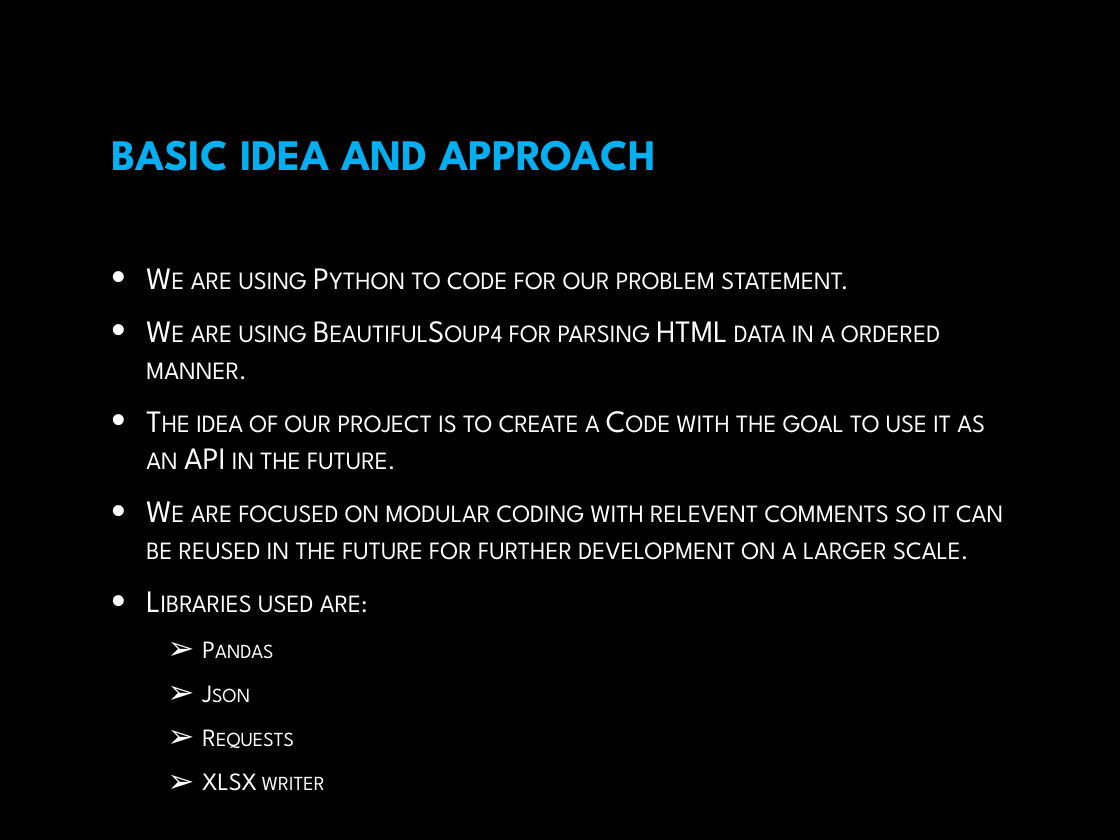
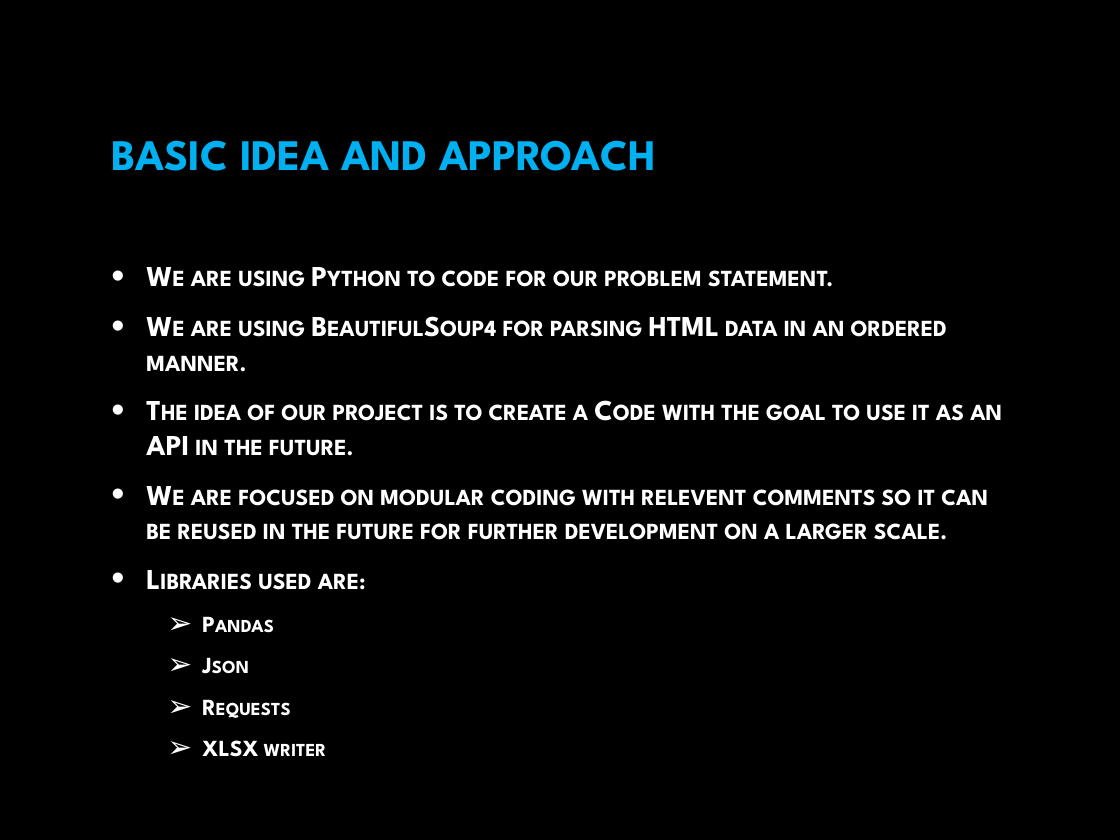
Before and after one commit to ShamikOfficial/Web_Crawler-Zaubacorp, a slide deck: slide 2 of Speed_HS301_PS11.pptx. Drawn at 1120x840 pixels with LibreOffice and Linux fonts; fonts in the diff are those of the drawing; background and template pictures are left out. Boxes give left, top, right and bottom in pixels: in the first picture for what was removed or moved away, otherwise in the second. Text is boxed around its words. In the diff, an @@ line names an element or a change of style, - is before the commit and + after.

```diff
--- a/Speed_HS301_PS11.pptx
+++ b/Speed_HS301_PS11.pptx
@@ text at [146, 270, 1002, 757]: size 20 to 18.5 pt in "We are using Python to code for ...", "The idea of our project is to ...", "We are focused on modular coding with ...", "Libraries used are:"; bold on in "We are using Python to code for ...", "The idea of our project is to ...", "We are focused on modular coding with ...", "Libraries used are:" and 4 more places; size 16 to 14.8 pt in "Pandas", "Json", "Requests", "XLSX writer" @@
@@ text at [146, 317, 947, 372]: text changed; size 20 to 18.5 pt; bold on @@
-• We are using BeautifulSoup4 for parsing HTML data in a ordered manner.
+• We are using BeautifulSoup4 for parsing HTML data in an ordered manner.
```
Also in this commit, not shown: 3 other slides changed.
